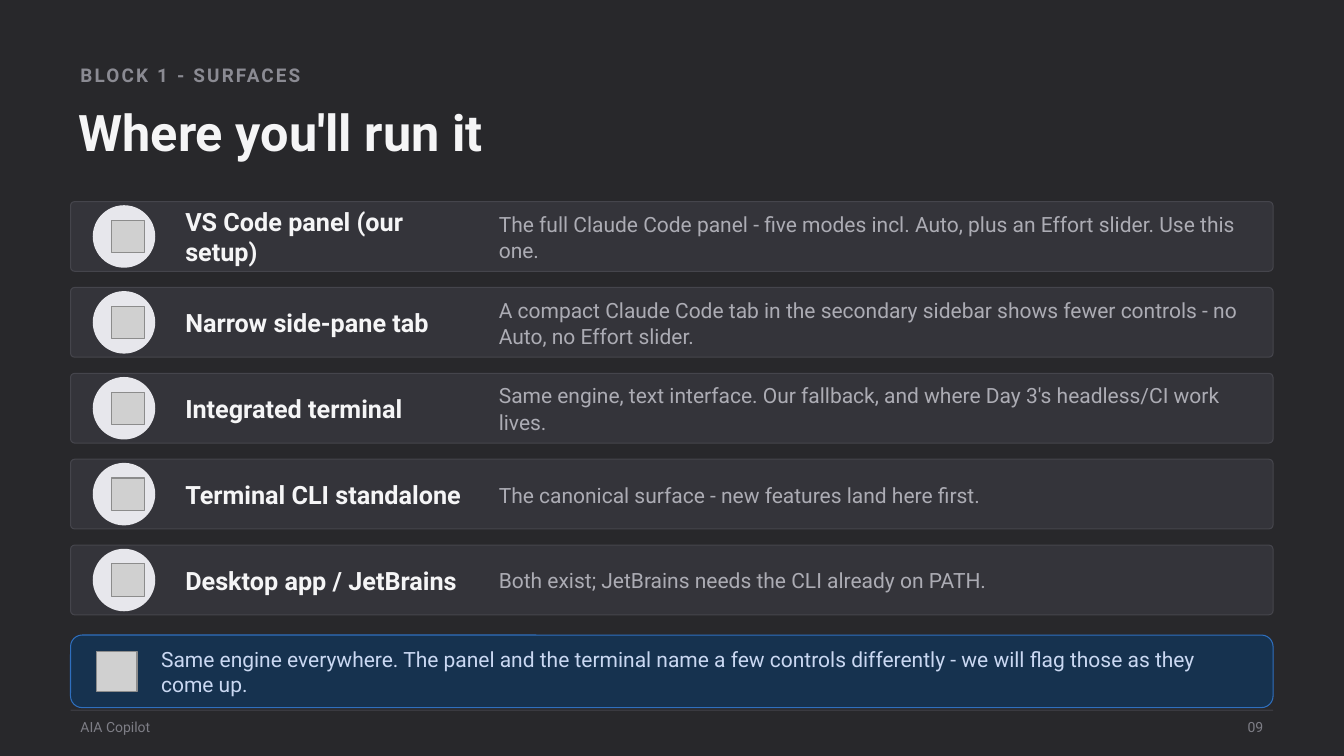
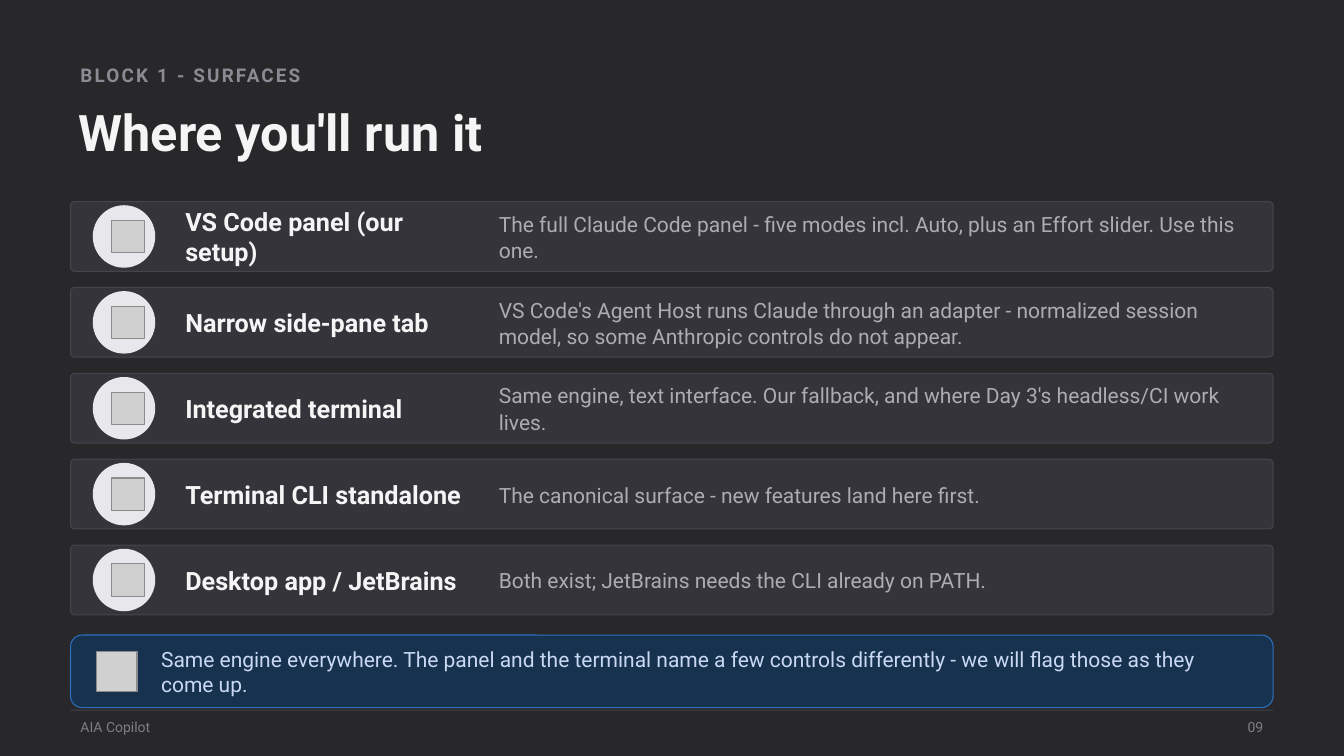
Before and after one commit to scottrhay/AIA-ClaudeCopilot, a slide deck: slide 9 of claude-code-3day/slides/Day1_Claude_Code_Fundamentals.pptx. Drawn at 1344x756 pixels with LibreOffice and Linux fonts; fonts in the diff are those of the drawing; grey boxes stand for pictures. Boxes give left, top, right and bottom in pixels: in the first picture for what was removed or moved away, otherwise in the second. Text is boxed around its words. In the diff, an @@ line names an element or a change of style, - is before the commit and + after.

Commit message:
Slide 9: documented Agent Host / adapter explanation (primary source), incl. harness-agnostic ~/.claude config

```diff
--- a/claude-code-3day/slides/Day1_Claude_Code_Fundamentals.pptx
+++ b/claude-code-3day/slides/Day1_Claude_Code_Fundamentals.pptx
@@ text at [499,302,1198,348]: text changed @@
-A compact Claude Code tab in the secondary sidebar shows fewer controls - no Auto, no Effort slider.
+VS Code's Agent Host runs Claude through an adapter - normalized session model, so some Anthropic controls do not appear.
```
